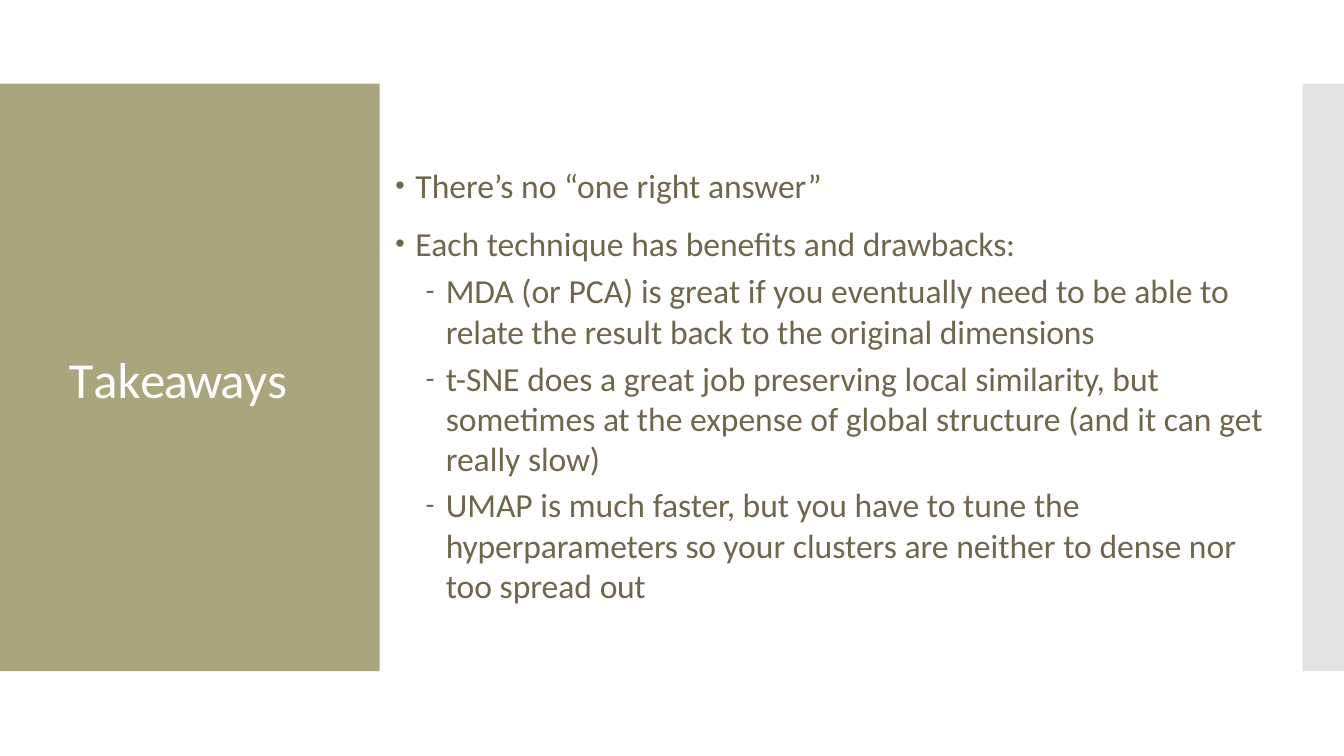
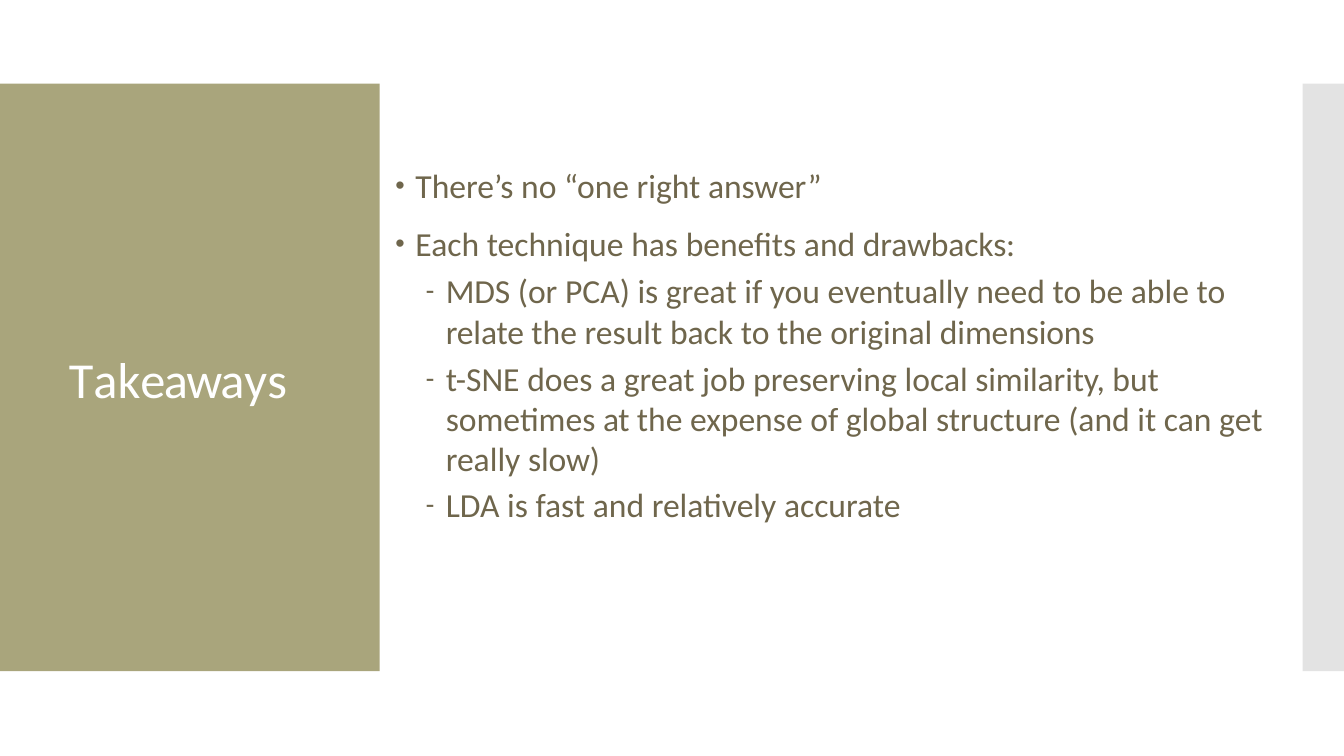
Before and after one commit to amosca01/SDS-CS235, a slide deck: slide 48 of slides/13-big-data.pptx (slide 46 before the commit). Drawn at 1344x756 pixels with LibreOffice and Linux fonts; fonts in the diff are those of the drawing. Boxes give left, top, right and bottom in pixels: in the first picture for what was removed or moved away, otherwise in the second. Text is boxed around its words. In the diff, an @@ line names an element or a change of style, - is before the commit and + after.

```diff
--- a/slides/13-big-data.pptx
+++ b/slides/13-big-data.pptx
@@ text at [446, 278, 1226, 350]: text changed @@
-  – MDA (or PCA) is great if you eventually need to be able to relate the result back to the original dimensions
+  – MDS (or PCA) is great if you eventually need to be able to relate the result back to the original dimensions
@@ text at [446, 493, 901, 523]: text changed @@
-  – UMAP is much faster, but you have to tune the hyperparameters so your clusters are neither to dense nor too spread out
+  – LDA is fast and relatively accurate
```
Also in this commit, not shown: 12 other slides changed, 17 slides added, 15 slides removed, 5 other files.
